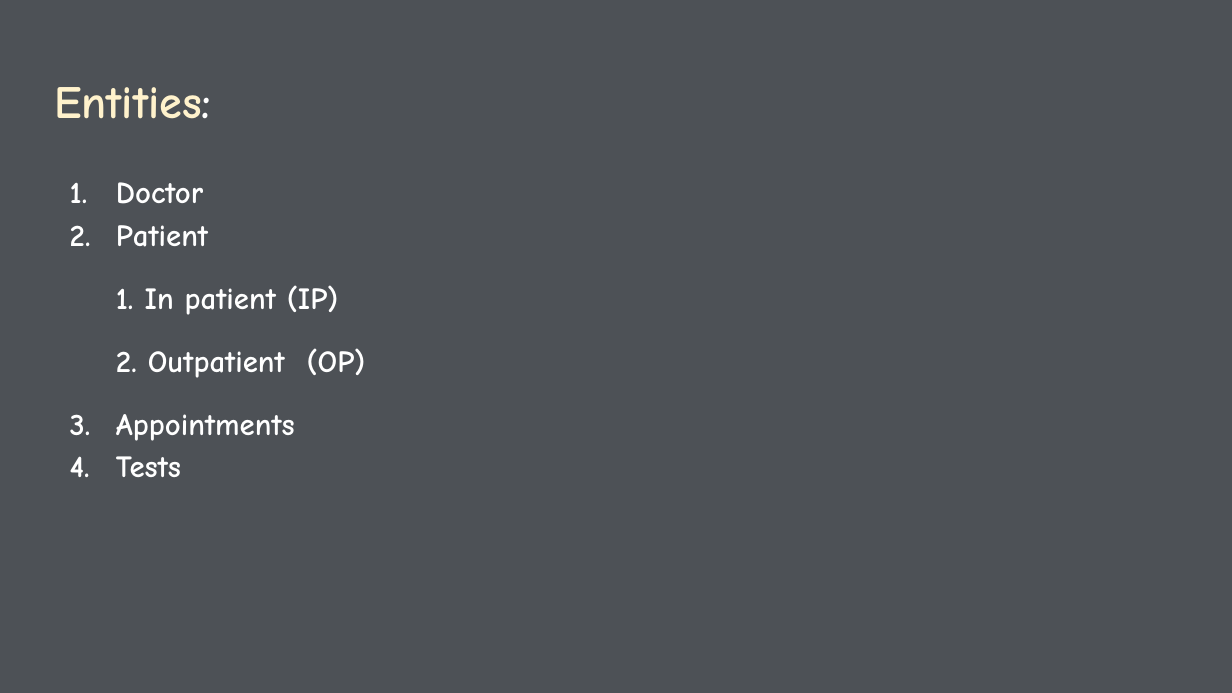
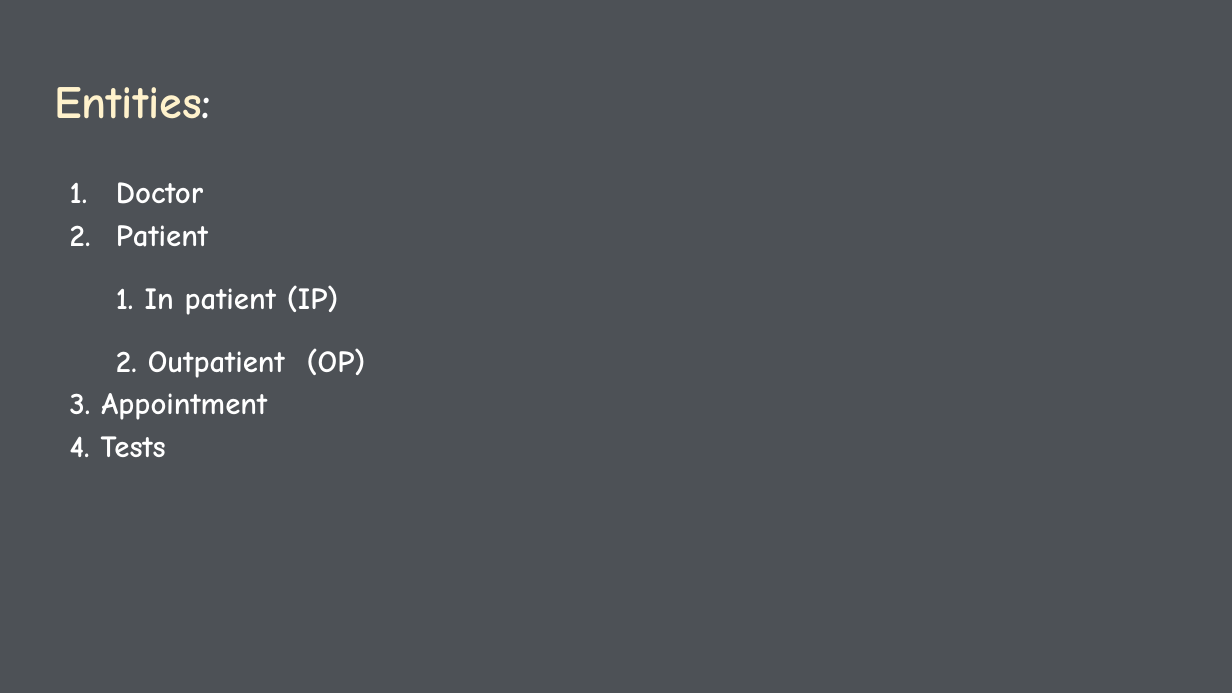
Before and after one commit to supriya-ambarkar/Hospital_Management_System_Project, a slide deck: slide 4 of PPT Hospital Management System.pptx (slide 3 before the commit). Drawn at 1232x693 pixels with LibreOffice and Linux fonts; fonts in the diff are those of the drawing. Boxes give left, top, right and bottom in pixels: in the first picture for what was removed or moved away, otherwise in the second. Text is boxed around its words. In the diff, an @@ line names an element or a change of style, - is before the commit and + after.

```diff
--- a/PPT Hospital Management System.pptx
+++ b/PPT Hospital Management System.pptx
@@ text at (70, 393, 267, 457): text changed @@
-1. Appointments
-2. Tests
+3. Appointment
+4. Tests
```
Also in this commit, not shown: 4 other slides changed, 3 slides added, 3 other files.
